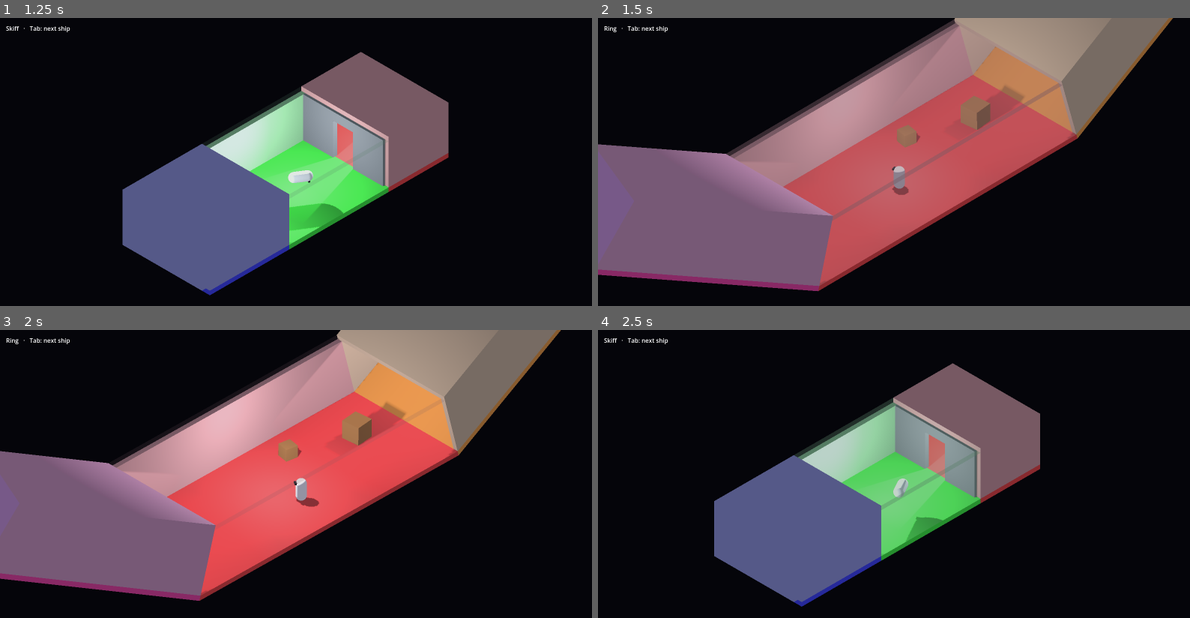
Above: before the commit, frames 1-4 (two rows, left to right).
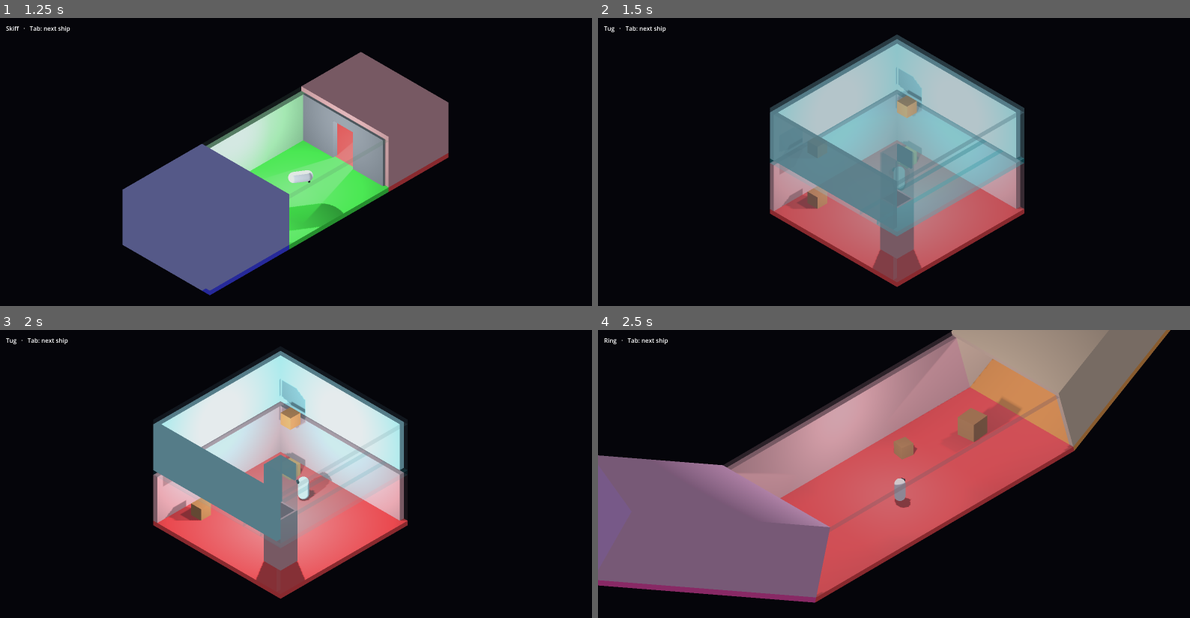
Above: after the commit, the same moments.

Repository: mvbrock/accretionism
Game: Godot game, scene res://scenes/main.tscn
Same seed, same stepped clock (60 frames per second), same inputs: the game is played once before the commit and once after it.
Inputs (mouse positions are in pixels of both pictures, inside the frame that each line leads up to):
- Up to frame 1 (1.25 s): move the mouse to (432, 170) at 0.52 s; hold D (move_right) from 0.53 s (still down); hold E (interact) from 0.53 s (still down); tap Tab (next_ship) at 0.8 s
- Up to frame 2 (1.5 s): move the mouse to (775, 202) at 1.27 s; release D (move_right) at 1.28 s; release E (interact) at 1.28 s; hold S (move_back) from 1.28 s (still down); tap Tab (next_ship) at 1.35 s
- Up to frame 3 (2 s): keep holding S (move_back); tap E (interact) at 1.55 s
- Up to frame 4 (2.5 s): move the mouse to (959, 425) at 2.02 s; release S (move_back) at 2.03 s; hold D (move_right) from 2.03 s (still down); hold E (interact) from 2.03 s (still down); tap Tab (next_ship) at 2.3 s

Frame 1 is identical in both runs. In frame 2, 53% of the frame differs, in the area x 0-98%, y 0-96%; in frame 3, 51%; in frame 4, 48%.

Commit message:
ship: the Tug joins the fleet; an on-screen hint for ladders
Co-Authored-By: Claude Opus 5.5 <noreply@anthropic.com>

Diff:
--- a/prototypes/ship/scenes/main.tscn
+++ b/prototypes/ship/scenes/main.tscn
@@ -7,6 +7,7 @@
 [ext_resource type="Script" path="res://scripts/occlusion_fader.gd" id="5_fader"]
 [ext_resource type="Script" path="res://scripts/fleet.gd" id="6_fleet"]
 [ext_resource type="Script" path="res://scripts/skiff_ship.gd" id="7_skiff"]
+[ext_resource type="Script" path="res://scripts/deck_ship.gd" id="8_tug"]
 
 [node name="Main" type="Node3D"]
 script = ExtResource("1_main")
@@ -37,6 +38,10 @@
 [node name="Skiff" type="Node3D" parent="Fleet"]
 script = ExtResource("7_skiff")
 
+[node name="Tug" type="Node3D" parent="Fleet"]
+script = ExtResource("8_tug")
+deck_count = 2
+
 [node name="HUD" type="CanvasLayer" parent="."]
 
 [node name="ShipLabel" type="Label" parent="HUD"]
@@ -44,3 +49,9 @@
 offset_top = 16.0
 offset_right = 416.0
 offset_bottom = 42.0
+
+[node name="HintLabel" type="Label" parent="HUD"]
+offset_left = 16.0
+offset_top = 48.0
+offset_right = 416.0
+offset_bottom = 74.0
--- a/prototypes/ship/scripts/main.gd
+++ b/prototypes/ship/scripts/main.gd
@@ -2,12 +2,13 @@
 ## Wires up the prototype. Esc quits.
 ## Screenshot mode: godot --path . -- --capture <dir>   (auto-walks, turns gravity off, saves shots, then quits)
 
-const CAPTURE_FRAMES := [90, 400, 900, 1500, 1800]
+const CAPTURE_FRAMES := [90, 400, 900, 1500, 1800, 2100]
 
 @onready var player: Player = $Player
 @onready var rig: CameraRig = $CameraRig
 @onready var fleet: Fleet = $Fleet
 @onready var ship_label: Label = $HUD/ShipLabel
+@onready var hint_label: Label = $HUD/HintLabel
 
 var _capture_dir := ""
 var _frame := 0
@@ -57,6 +58,7 @@
 
 
 func _process(_delta: float) -> void:
+	hint_label.text = player.interact_hint()
 	if _capture_dir == "":
 		return
 	_frame += 1
@@ -66,6 +68,8 @@
 		player.set_gravity_enabled(false)
 	if _frame == 1550:
 		fleet.next_ship()
+	if _frame == 1850:
+		fleet.next_ship()
 	if _frame in CAPTURE_FRAMES:
 		var image := get_viewport().get_texture().get_image()
 		image.save_png("%s/shot_%04d.png" % [_capture_dir, _frame])
--- a/prototypes/ship/tests/test_fleet.gd
+++ b/prototypes/ship/tests/test_fleet.gd
@@ -82,6 +82,20 @@
 	assert_true(fleet.active == ring, "back on the ring")
 
 
+func test_cycles_three_ships() -> void:
+	await _setup()
+	var tug := DeckShip.new()
+	tug.name = "Tug"
+	fleet.add_child(tug)
+	fleet.next_ship()
+	fleet.next_ship()
+	await physics_frames(2)
+	assert_true(fleet.active == tug, "the third ship is the tug")
+	assert_true(player.gravity_enabled, "thrust gravity aboard the tug")
+	fleet.next_ship()
+	assert_true(fleet.active == ring, "back on the ring")
+
+
 func test_one_world_environment() -> void:
 	await _setup()
 	var all := fleet.find_children("*", "WorldEnvironment", true, false)
Not shown: 1 places in prototypes/ship/scenes/main.tscn that only renumber resources
